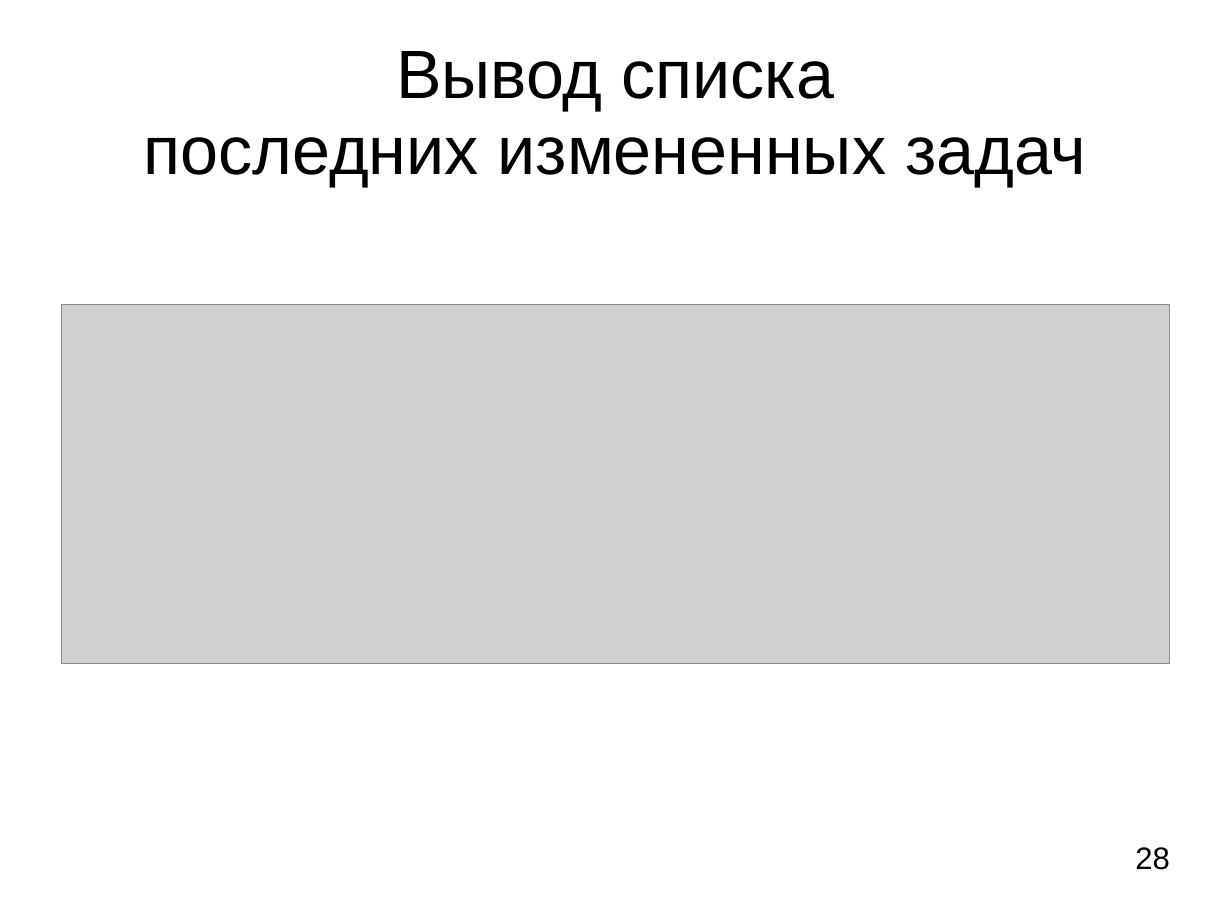
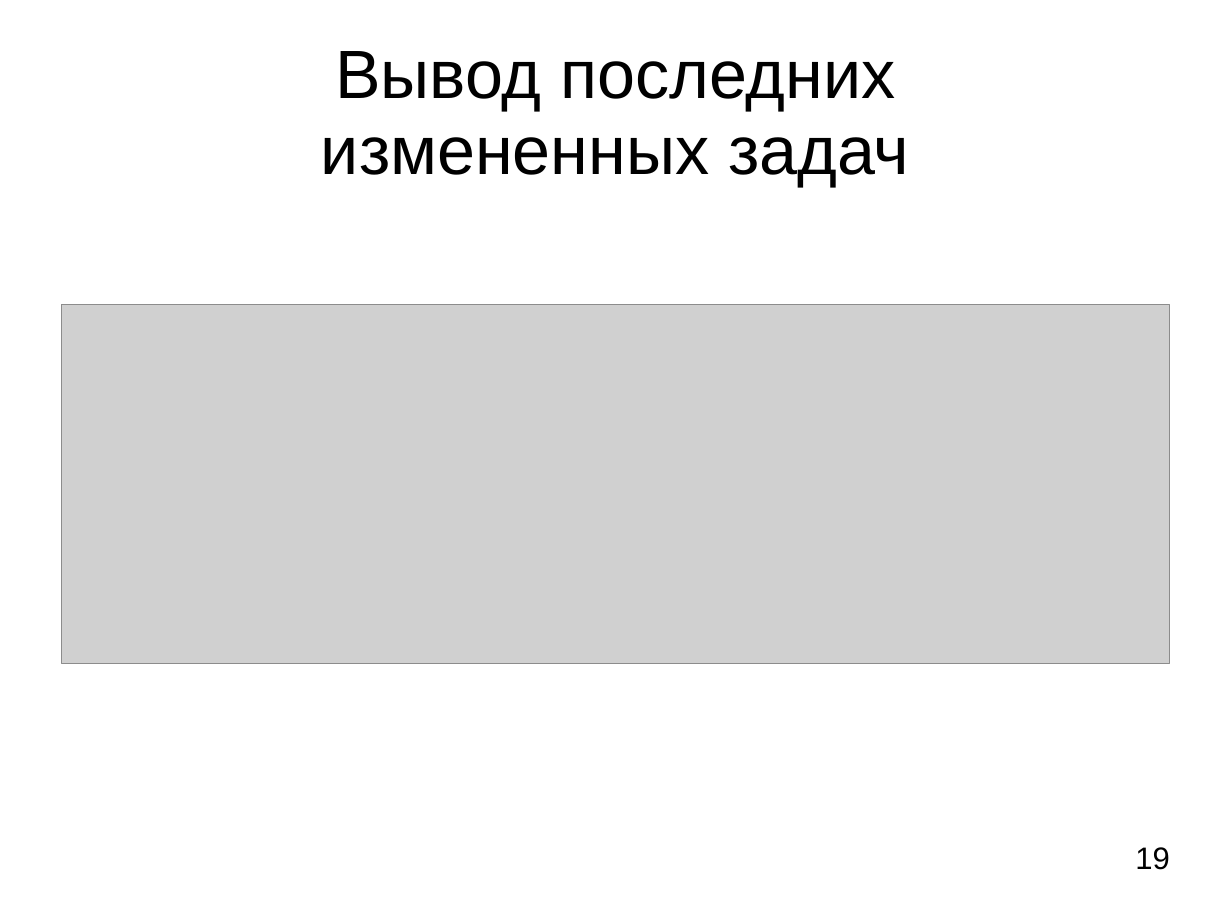
Before and after one commit to LilyTs/Diplom, a slide deck: slide 19 of Цаплина_(Дипломная).ppt (slide 28 before the commit). Drawn at 1232x924 pixels with LibreOffice and Linux fonts; fonts in the diff are those of the drawing; grey boxes stand for pictures. Boxes give left, top, right and bottom in pixels: in the first picture for what was removed or moved away, otherwise in the second. Text is boxed around its words. In the diff, an @@ line names an element or a change of style, - is before the commit and + after.

```diff
--- a/Цаплина_(Дипломная).ppt
+++ b/Цаплина_(Дипломная).ppt
@@ title at (321, 51, 909, 187): text changed @@
-Вывод списка
-последних измененных задач
+Вывод последних
+измененных задач
@@ page number at (1135, 847, 1170, 870): text changed @@
-28
+19
```
Also in this commit, not shown: 4 other slides changed, 4 slides added, 14 slides removed, 4 other files.
